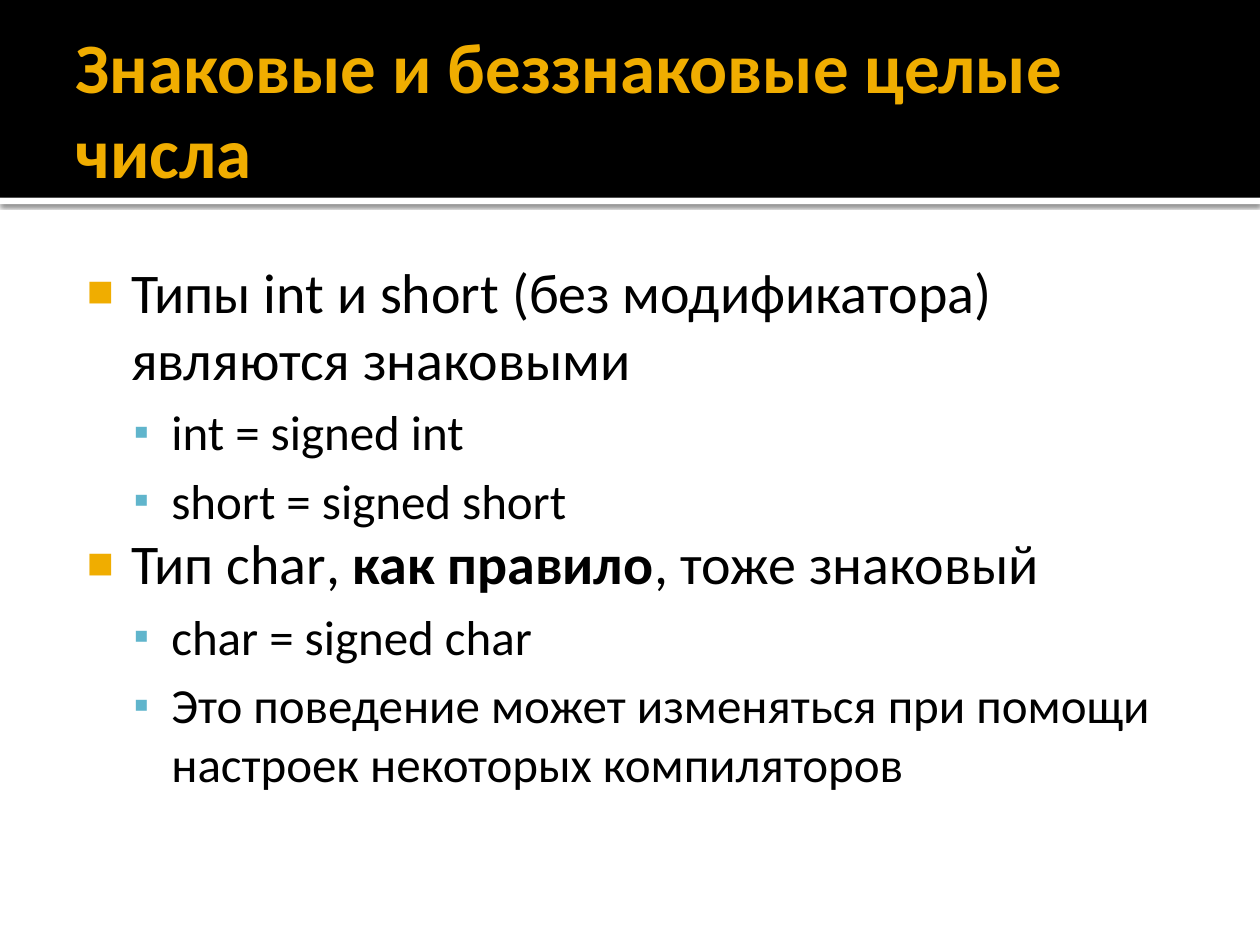
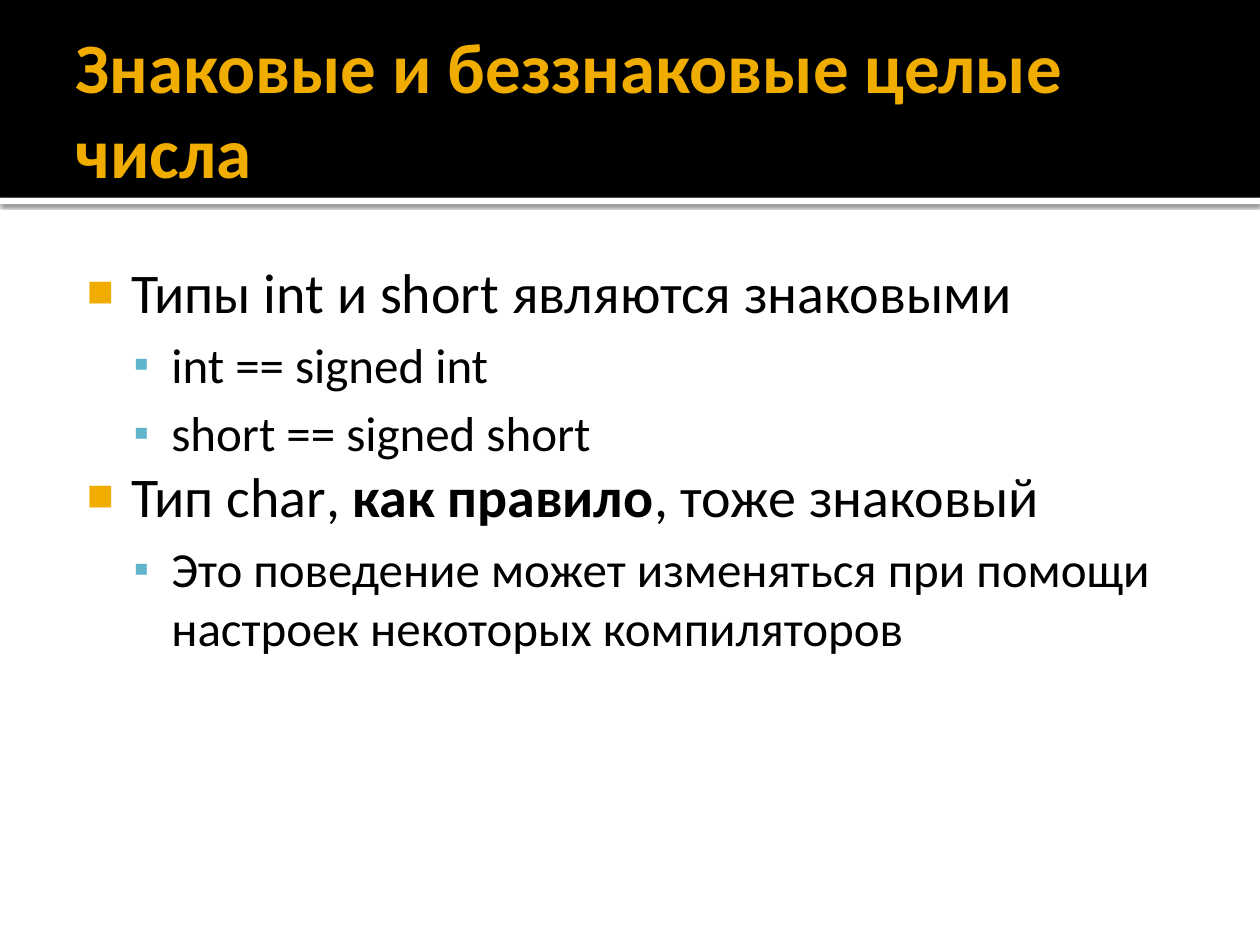
Before and after one commit to alexey-malov/oop, a slide deck: slide 26 of lectures/01/Синтаксис C++.pptx (slide 27 before the commit). Drawn at 1260x945 pixels with LibreOffice and Linux fonts; fonts in the diff are those of the drawing. Boxes give left, top, right and bottom in pixels: in the first picture for what was removed or moved away, otherwise in the second. Text is boxed around its words. In the diff, an @@ line names an element or a change of style, - is before the commit and + after.

```diff
--- a/lectures/01/Синтаксис C++.pptx
+++ b/lectures/01/Синтаксис C++.pptx
@@ text at [131, 274, 1011, 460]: text changed; size 32 to 28 pt @@
-■ Типы int и short (без модификатора) являются знаковыми
-  ▪ int = signed int
-  ▪ short = signed short
+■ Типы int и short являются знаковыми
+  ▪ int == signed int
+  ▪ short == signed short
@@ text at [171, 621, 532, 664]: paragraph removed @@
-  ▪ char = signed char
```
Also in this commit, not shown: 38 other slides changed, 2 slides added, 2 slides removed.
